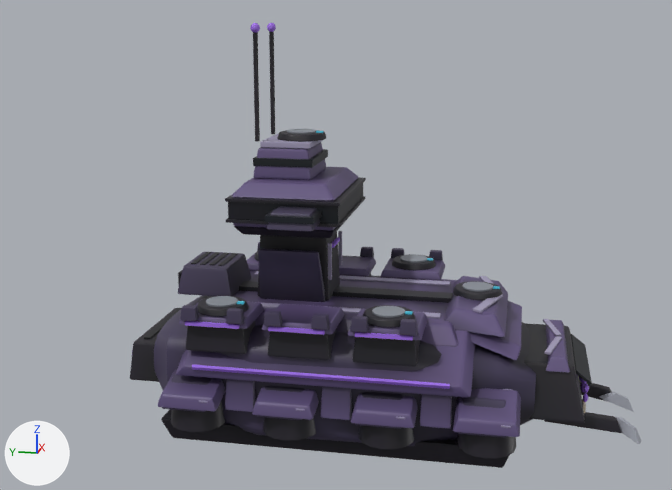
An edit to the glTF model assets/vehicles/ex_strider_10.glb, drawn before and after from the same camera.
The view is the same before and after, from a 50 mm camera at (-25.64, -4.42, 9.75) aimed at (-0.06, 0.7, 3.36). Every picture has the same lights, and +X, +Y and +Z are marked at lower left. The first picture is the older version. Where no turn or scale is listed for an object, it has been applied to the vertices. Vertices at exactly the same position are counted once.

Before the edit, the objects in view are built like this:
```python
me_mesh_0 = bpy.data.meshes.new('Mesh_0')
me_mesh_0.from_pydata(...)  # 10250 vertices, 19874 faces; spans x 0.0..8.26, y -14.55..0.0, z 0.0..11.29
# faces by material slot: [7514, 6752, 2052, 1272, 724, 216, 1344]
me_mesh_0.materials.append(mat_hull)
me_mesh_0.materials.append(mat_dark)
me_mesh_0.materials.append(mat_trim)
me_mesh_0.materials.append(mat_glow)
me_mesh_0.materials.append(mat_glass)
me_mesh_0.materials.append(mat_lamp)
me_mesh_0.materials.append(mat_chrome)
ob_mesh_0 = bpy.data.objects.new('Mesh_0', me_mesh_0)
ob_mesh_0.location = (-4.13, 6.56, -1.71)
```
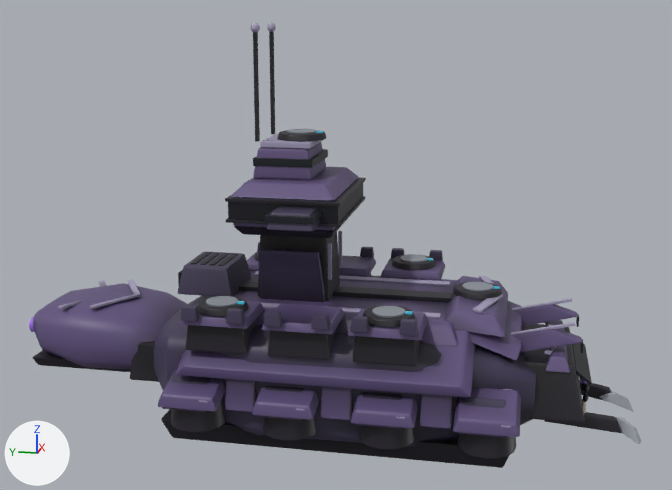
Where the newer file only moved an object's origin or applied its transform, the numbers keep the older frame.

Boxes (x1, y1, x2, y2) around the edits, measured in the pictures (672 x 490 px):
'Mesh_0', reshaped (20% wider): before (130, 23, 641, 468); after (29, 23, 641, 468)
part 1 of me_mesh_0, added: after (29, 317, 34, 332)
part 2 of me_mesh_0, deleted: before (185, 238, 586, 393)
part 3 of me_mesh_0, built on (purple): after (32, 280, 187, 372)
part 4 of me_mesh_0, built on: before (328, 243, 562, 355); after (328, 243, 582, 355)
part 5 of me_mesh_0, recoloured: (132, 23, 589, 402) in both
part 6 of me_mesh_0, recoloured: (250, 23, 276, 33) in both
part 7 of me_mesh_0, recoloured: (583, 384, 589, 402) in both

The change in detail:
me_mesh_0 is used by ob_mesh_0; location (-4.13, 6.56, -1.71).
me_mesh_0 had 10250 vertices, 19874 faces and spanned x 0.0..8.26, y -14.55..0.0, z 0.0..11.29.
me_mesh_0 now has 11034 vertices, 21430 faces and spans x 0.0..8.26, y -14.55..3.64, z 0.0..11.29.
me_mesh_0 part 1: a new loose piece, a 12-sided cylinder along y spanning x 3.41..3.88, y 3.51..3.64, z 1.94..2.41, in mat_glow.
me_mesh_0 part 2: 13 loose pieces with 224 vertices, spanning x 0.36..7.91, y -13.08..0.0, z 1.24..5.16, are deleted.
me_mesh_0 part 3: 6 vertices moved within x 2.75..5.52, y -1.13..-1.12, z 2.29..2.33; 6 vertices removed from x 2.75..5.52, y -1.13, z 2.29..2.33; 490 vertices added at x 2.12..6.15, y -1.12..3.57, z 1.13..3.22.
me_mesh_0 part 4: 70 vertices moved within x 1.41..8.25, y -12.32..-3.04, z 1.65..5.28; 25 vertices removed from x 2.48..6.85, y -12.32..-3.04, z 2.12..3.89; 285 vertices added at x 2.48..6.86, y -12.79..-3.04, z 2.12..3.88.
me_mesh_0 part 5: 2062 kept faces spanning x 0.01..8.26, y -14.54..-0.09, z 0.19..11.29 get new vertex colours.
me_mesh_0 part 6: 160 faces spanning x 3.17..5.1, y -3.93..-3.66, z 11.02..11.29 switch from mat_glow to mat_trim.
me_mesh_0 part 7: 436 faces spanning x 2.87..5.4, y -13.06..-12.75, z 0.69..1.8 switch from mat_glow to mat_glass.
Other edits to the shape of me_mesh_0 do not show in these pictures.
